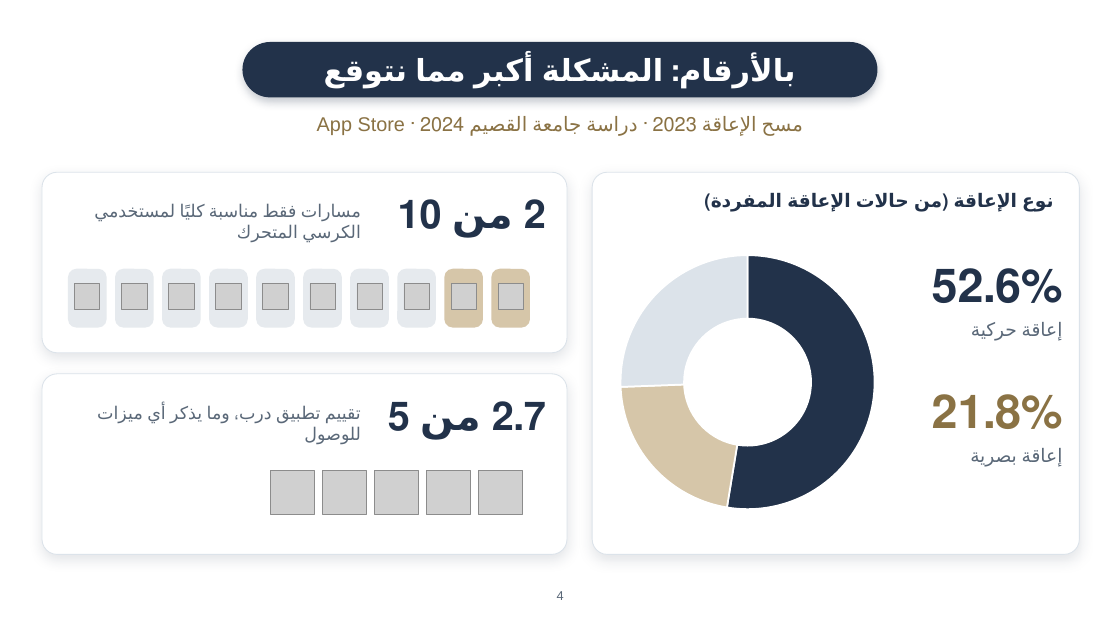
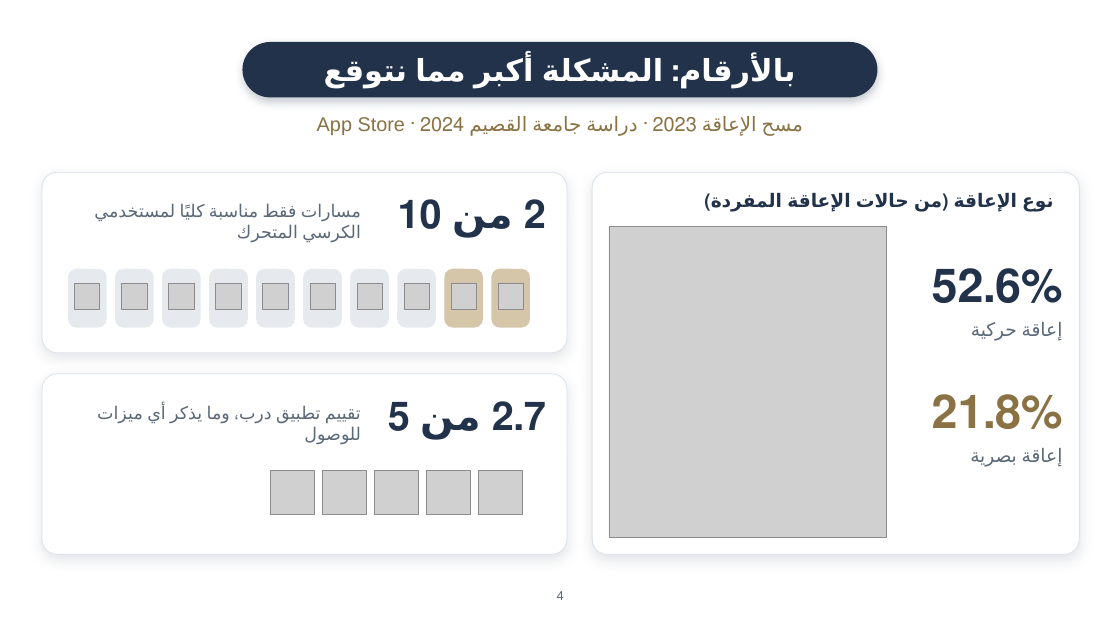
Before and after one commit to AmalAlbaraiki/rafiq-agentx, a slide deck: slide 4 of RAFIQ_deck_lite (2).pptx. Drawn at 1120x630 pixels with LibreOffice and Linux fonts; fonts in the diff are those of the drawing; grey boxes stand for pictures; background and template pictures are left out. Boxes give left, top, right and bottom in pixels: in the first picture for what was removed or moved away, otherwise in the second. Text is boxed around its words. In the diff, an @@ line names an element or a change of style, - is before the commit and + after.

Commit message:
Update presentation deck

```diff
--- a/RAFIQ_deck_lite (2).pptx
+++ b/RAFIQ_deck_lite (2).pptx
@@ doughnut chart removed at (609,227,886,538) @@
-categories: حركية, بصرية, أخرى
-Series 1: 53, 22, 26
@@ picture added at (609,227,886,538) @@
```
Also in this commit, not shown: 12 other slides changed.
